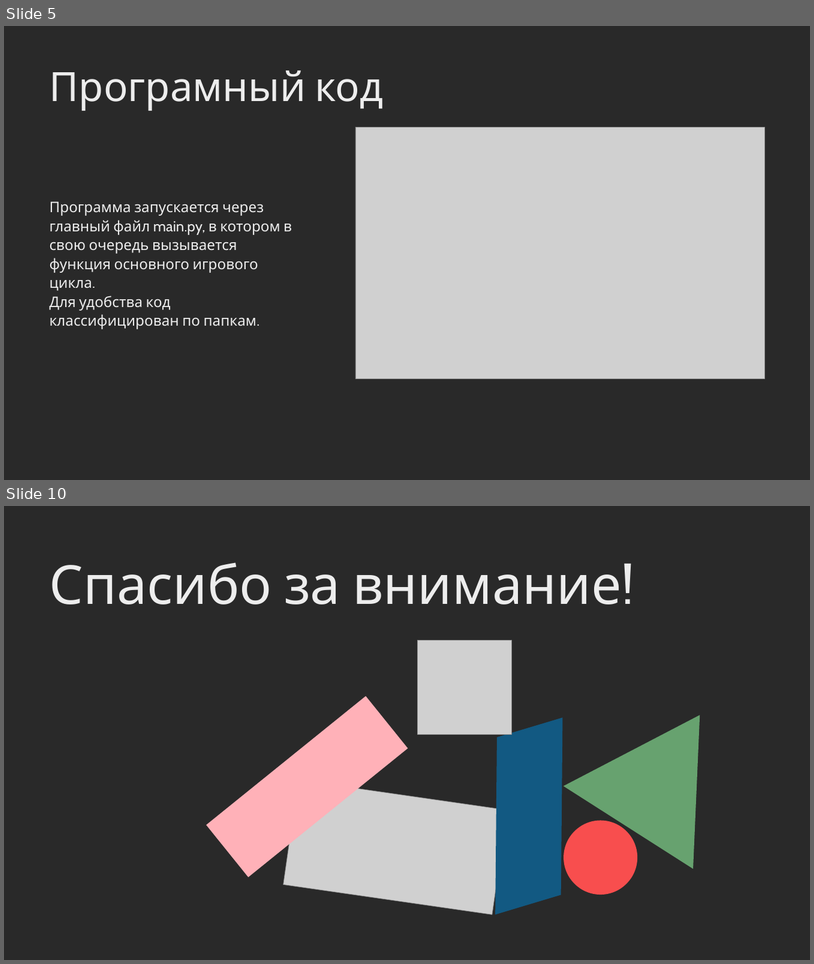
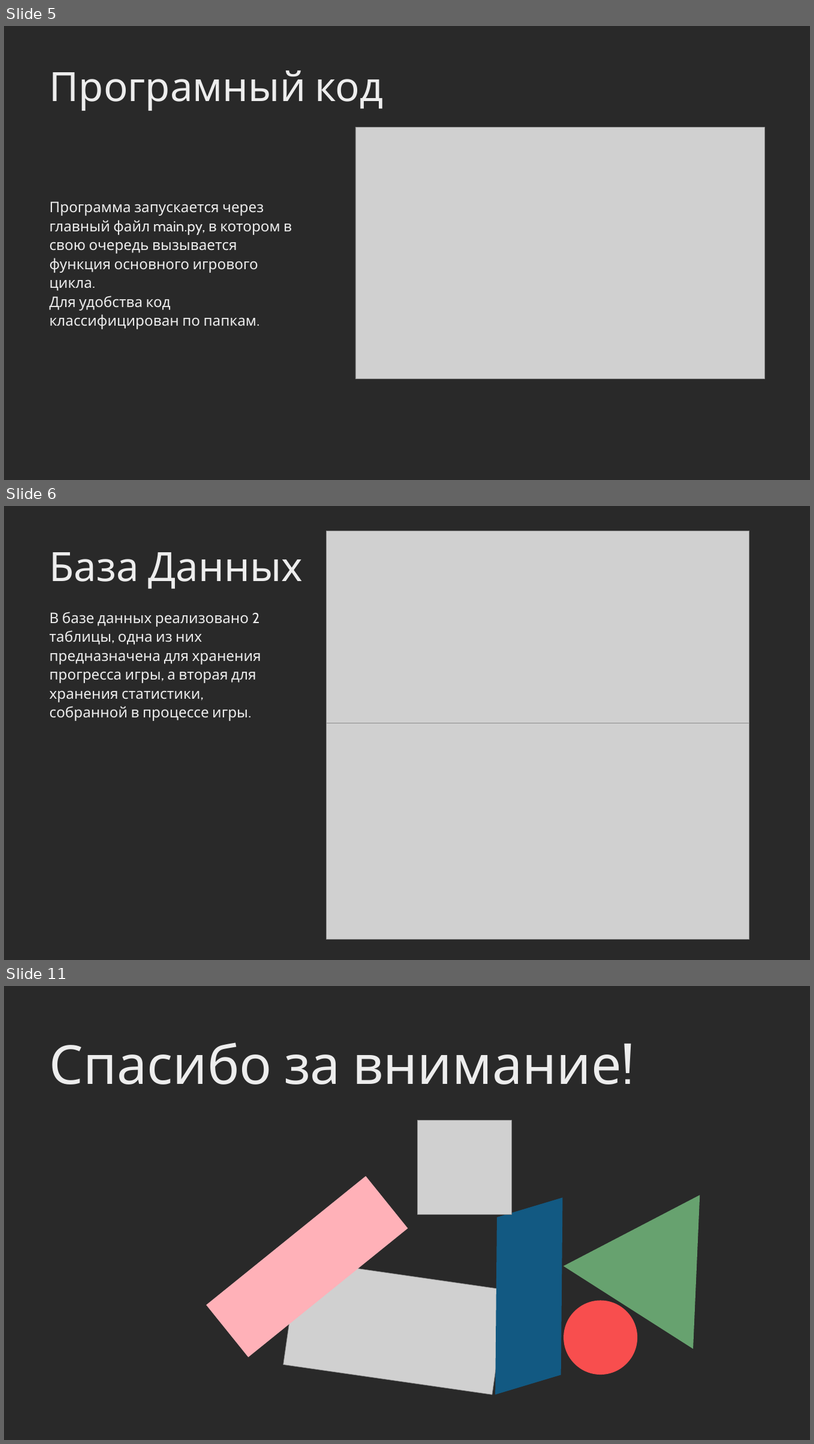
Before and after one commit to Nekro25/Immersed, a slide deck: DESCRIPTION/IMMERSED.pptx. Shown one above the other, each under a label of ours: slides 5 and 10 before the commit, slides 5, 6 and 11 after it; the slides between them are not shown. The pictures are 814x964 and 814x1444 pixels, drawn with LibreOffice and Linux fonts; fonts in the diff are those of the drawing; grey boxes stand for pictures. Boxes give left, top, right and bottom in pixels: in the first picture for what was removed or moved away, otherwise in the second. Text is boxed around its words. In the diff, an @@ line names an element or a change of style, - is before the commit and + after.

```diff
--- a/DESCRIPTION/IMMERSED.pptx
+++ b/DESCRIPTION/IMMERSED.pptx
@@ slide 6 added at bbox=[4, 506, 810, 960], background #292929 @@
@@ picture added at bbox=[327, 531, 750, 782] @@
@@ text added at bbox=[50, 552, 303, 589], 72 pt, text #EDEDED @@
+База Данных
@@ text added at bbox=[50, 612, 261, 721], 26 pt, text #EDEDED @@
+В базе данных реализовано 2 таблицы, одна из них предназначена для хранения прогресса игры, а вторая для хранения статистики, собранной в процессе игры.
@@ picture added at bbox=[327, 723, 750, 939] @@
@@ what was slide 10 is now slide 11 @@
```
Also in this commit, not shown: 4 slides changed, 2 other slides added, 2 slides removed, 5 other files.
